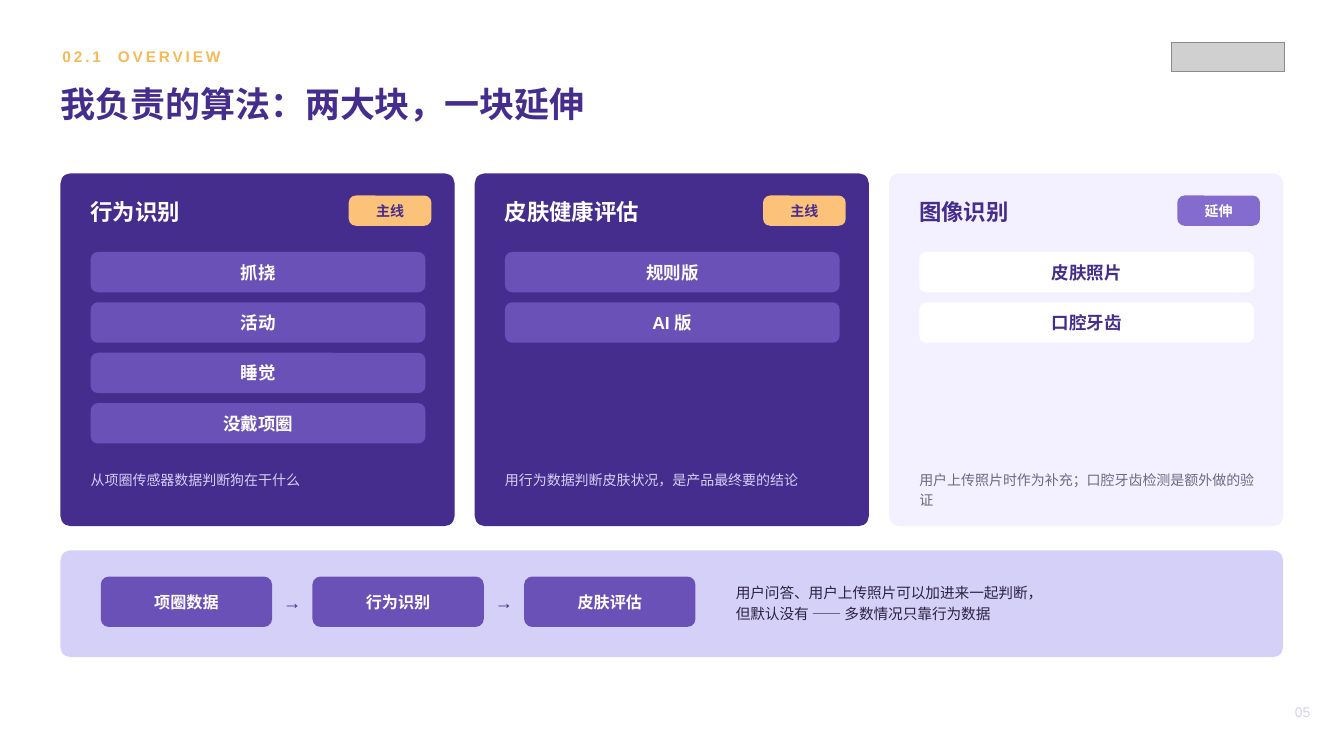
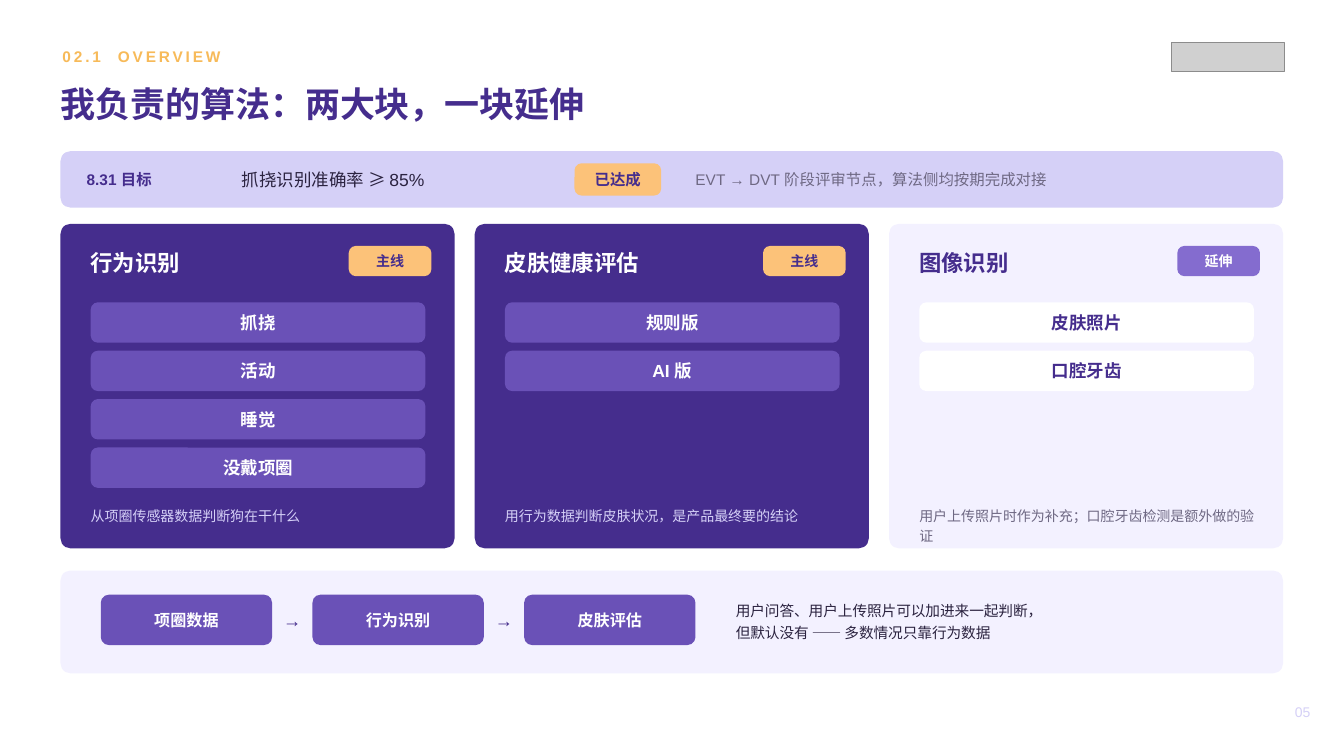
Before and after one commit to zhuyetuo/workplace_soft_skills, a slide deck: slide 5 of 转正述职/转正述职报告-Toky.pptx. Drawn at 1344x756 pixels with LibreOffice and Linux fonts; fonts in the diff are those of the drawing; grey boxes stand for pictures. Boxes give left, top, right and bottom in pixels: in the first picture for what was removed or moved away, otherwise in the second. Text is boxed around its words. In the diff, an @@ line names an element or a change of style, - is before the commit and + after.

```diff
--- a/转正述职/转正述职报告-Toky.pptx
+++ b/转正述职/转正述职报告-Toky.pptx
@@ rounded rectangle added at (x1=60, y1=151, x2=1284, y2=208), fill #D5D0F7 @@
@@ text added at (x1=87, y1=172, x2=152, y2=187), 11 pt, text #452D8D, bold @@
+8.31 目标
@@ text added at (x1=242, y1=171, x2=424, y2=188), 12.5 pt, text #2B2340 @@
+抓挠识别准确率 ≥ 85%
@@ rounded rectangle added at (x1=575, y1=163, x2=661, y2=196), fill #FCC279 @@
@@ text added at (x1=595, y1=172, x2=641, y2=186), 11 pt, text #452D8D, bold @@
+已达成
@@ text added at (x1=695, y1=172, x2=1046, y2=187), 11 pt, text #6E6883 @@
+EVT → DVT 阶段评审节点，算法侧均按期完成对接
@@ rounded rectangle resized from (x1=60, y1=173, x2=455, y2=526) to (x1=60, y1=224, x2=455, y2=548) @@
@@ rounded rectangle resized from (x1=475, y1=173, x2=869, y2=526) to (x1=475, y1=224, x2=869, y2=548) @@
@@ proportions changed in 3 elements at (x1=60, y1=224, x2=455, y2=548), (x1=475, y1=224, x2=869, y2=548), (x1=889, y1=224, x2=1284, y2=548) @@
@@ rounded rectangle resized from (x1=889, y1=173, x2=1284, y2=526) to (x1=889, y1=224, x2=1284, y2=548) @@
@@ 12 texts, 3 rounded rectangles moved together from (x1=91, y1=196, x2=1260, y2=331) to (x1=91, y1=246, x2=1260, y2=379) @@
@@ rounded rectangle moved from (x1=505, y1=252, x2=840, y2=292) to (x1=505, y1=351, x2=840, y2=391) @@
@@ rounded rectangle moved from (x1=920, y1=252, x2=1254, y2=292) to (x1=920, y1=351, x2=1254, y2=391) @@
@@ text "睡觉" moved from (x1=241, y1=364, x2=276, y2=381) to (x1=241, y1=411, x2=276, y2=428) @@
@@ rounded rectangle moved from (x1=91, y1=403, x2=425, y2=444) to (x1=91, y1=399, x2=425, y2=440) @@
@@ text "没戴项圈" moved from (x1=223, y1=415, x2=293, y2=432) to (x1=223, y1=459, x2=293, y2=476) @@
@@ rounded rectangle moved from (x1=91, y1=252, x2=425, y2=292) to (x1=91, y1=448, x2=425, y2=488) @@
@@ text "从项圈传感器数据判断狗在干什么" moved from (x1=91, y1=473, x2=300, y2=486) to (x1=91, y1=509, x2=300, y2=522) @@
@@ text "用行为数据判断皮肤状况，是产品最终要的结论" moved from (x1=505, y1=473, x2=798, y2=486) to (x1=505, y1=509, x2=798, y2=522) @@
@@ text "用户上传照片时作为补充；口腔牙齿检测是额外做的验证" moved from (x1=919, y1=473, x2=1254, y2=506) to (x1=919, y1=509, x2=1254, y2=542) @@
@@ 6 texts, 4 rounded rectangles moved together from (x1=60, y1=551, x2=1284, y2=657) to (x1=60, y1=571, x2=1284, y2=674) @@
@@ rounded rectangle at (x1=60, y1=571, x2=1284, y2=674): fill #D5D0F7 to #F3F1FF; proportions changed @@
```
Also in this commit, not shown: 8 other slides changed, 4 slides removed, 2 other files.
